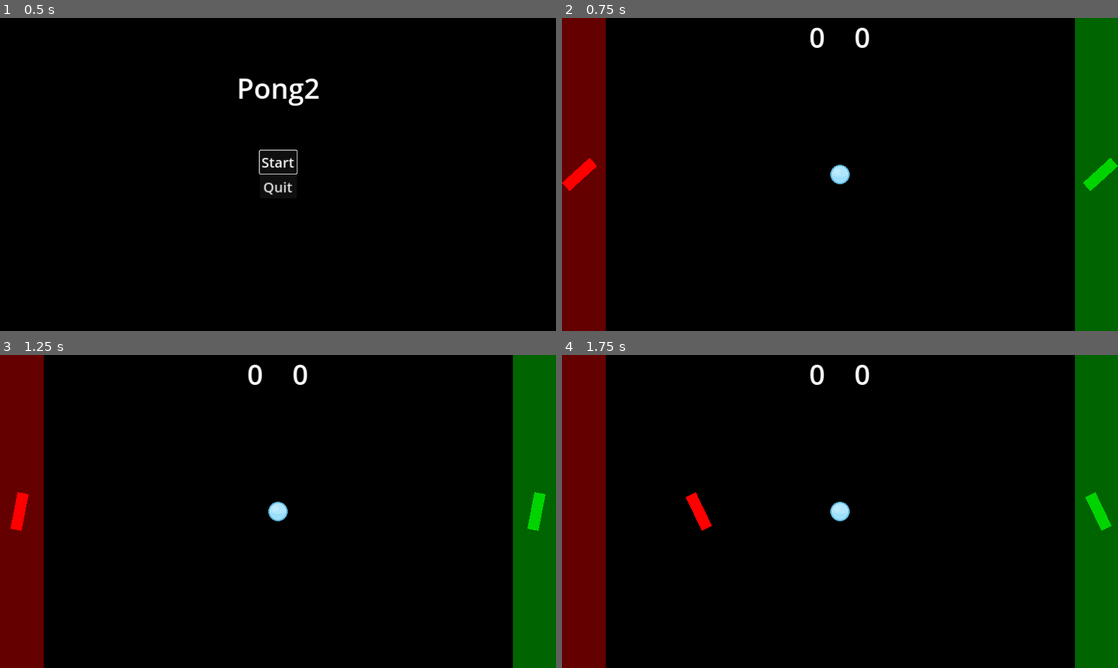
Above: before the commit, frames 1-4 (two rows, left to right).
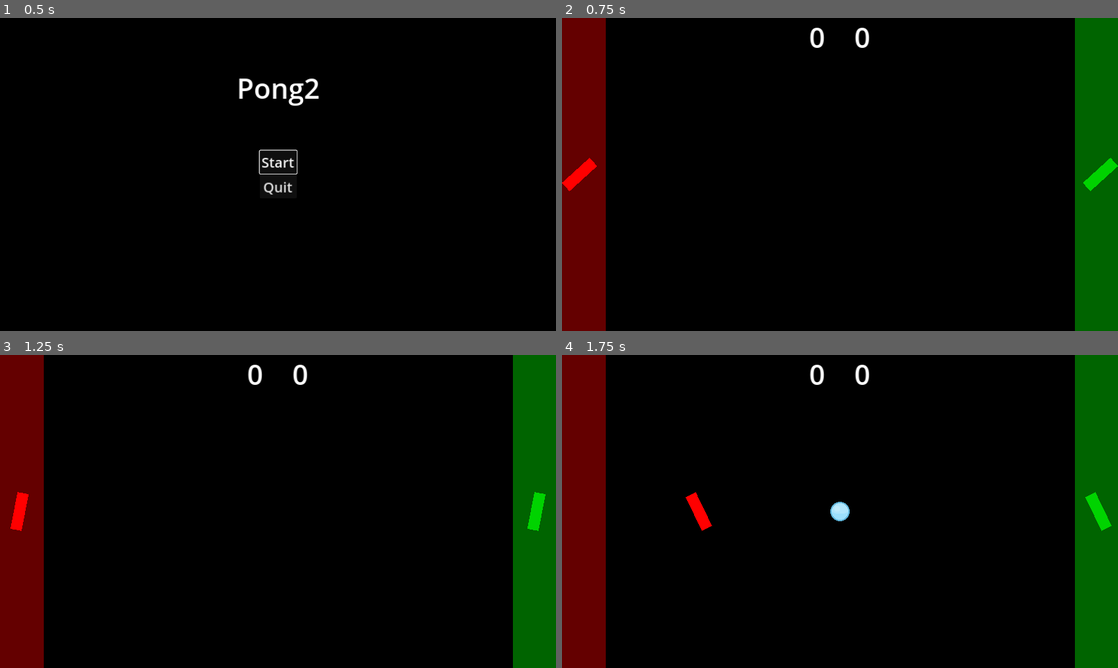
Above: after the commit, the same moments.

Repository: vidarasberg/pong2
Game: Godot game, scene res://ui.tscn
The game is run twice, just before and just after one commit, with the same random seed, the same clock (stepped at 60 frames per second) and the same inputs.
Inputs:
- Up to frame 1 (0.5 s): no input
- Up to frame 2 (0.75 s): click "Start" at 0.5 s
- Up to frame 3 (1.25 s): no input
- Up to frame 4 (1.75 s): hold D (right) from 1.28 s (still down)

Frame 1 is identical in both runs. In frame 2, 0.2% of the frame differs, in the area x 48-52%, y 46-54%; in frame 3, 0.2%; in frame 4, nothing differs.

Commit message:
adds quit button in win screen

Diff:
--- a/game.gd
+++ b/game.gd
@@ -11,8 +11,7 @@
 	spawn_ball()
 
 func spawn_ball():
-	var t = Timer.new() 		# Create a new Timer node
-	t.set_wait_time(5)
+	await get_tree().create_timer(1).timeout
 	var ball = ball_scene.instantiate()
 	var viewportSize = get_viewport().get_visible_rect().size
 	ball.position = Vector2(viewportSize.x / 2, viewportSize.y / 2)
--- a/hud.gd
+++ b/hud.gd
@@ -1,7 +1,8 @@
 extends CanvasLayer
 
 func _ready():
-	$RestartButton.hide()
+	$VBox/RestartButton.hide()
+	$VBox/QuitButton.hide()
 
 func update_player1_score(score):
 	$Hbox/ScorePlayer1.text = "%s" % score
@@ -11,8 +12,13 @@
 
 func show_winner(text: String):
 	$WinMessage.text = text
-	$RestartButton.show()
-	$RestartButton.grab_focus()
+	$VBox/RestartButton.show()
+	$VBox/QuitButton.show()
+	$VBox/RestartButton.grab_focus()
 
 func _on_restart_button_pressed():
 	get_tree().change_scene_to_file("res://game.tscn")
+
+
+func _on_quit_button_pressed():
+	get_tree().quit()
--- a/hud.tscn
+++ b/hud.tscn
@@ -38,20 +38,27 @@
 grow_vertical = 2
 theme_override_font_sizes/font_size = 128
 
-[node name="RestartButton" type="Button" parent="."]
-anchors_preset = 7
-anchor_left = 0.5
-anchor_top = 1.0
-anchor_right = 0.5
+[node name="VBox" type="VBoxContainer" parent="."]
+anchors_preset = 15
+anchor_right = 1.0
 anchor_bottom = 1.0
-offset_left = -60.5
-offset_top = -241.0
-offset_right = 60.5
-offset_bottom = -188.0
+offset_top = 440.0
 grow_horizontal = 2
-grow_vertical = 0
-size_flags_horizontal = 8
+grow_vertical = 2
+size_flags_horizontal = 0
+size_flags_vertical = 4
+
+[node name="RestartButton" type="Button" parent="VBox"]
+layout_mode = 2
+size_flags_horizontal = 4
 theme_override_font_sizes/font_size = 32
 text = "Restart"
 
-[connection signal="pressed" from="RestartButton" to="." method="_on_restart_button_pressed"]
+[node name="QuitButton" type="Button" parent="VBox"]
+layout_mode = 2
+size_flags_horizontal = 4
+theme_override_font_sizes/font_size = 32
+text = "Quit"
+
+[connection signal="pressed" from="VBox/RestartButton" to="." method="_on_restart_button_pressed"]
+[connection signal="pressed" from="VBox/QuitButton" to="." method="_on_quit_button_pressed"]
